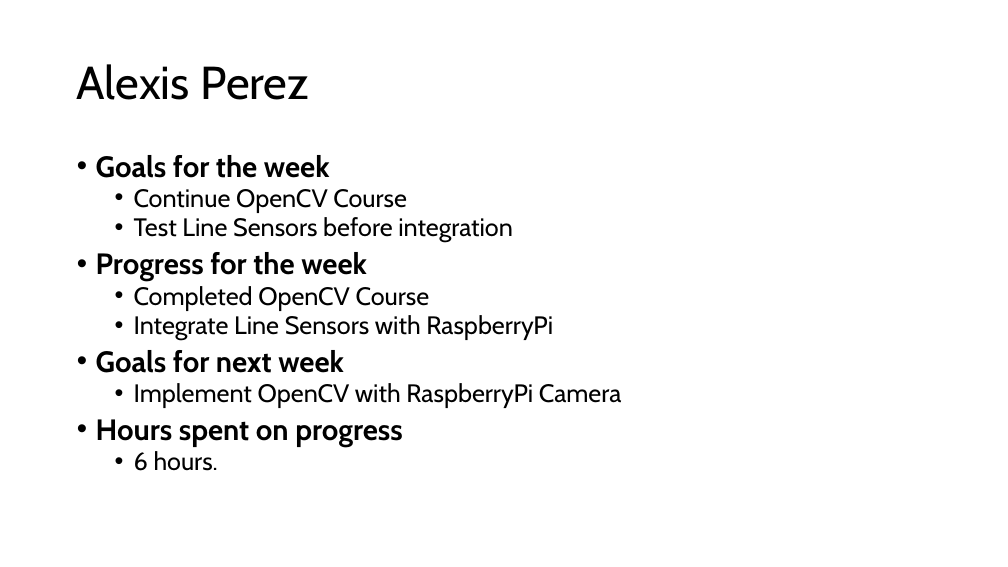
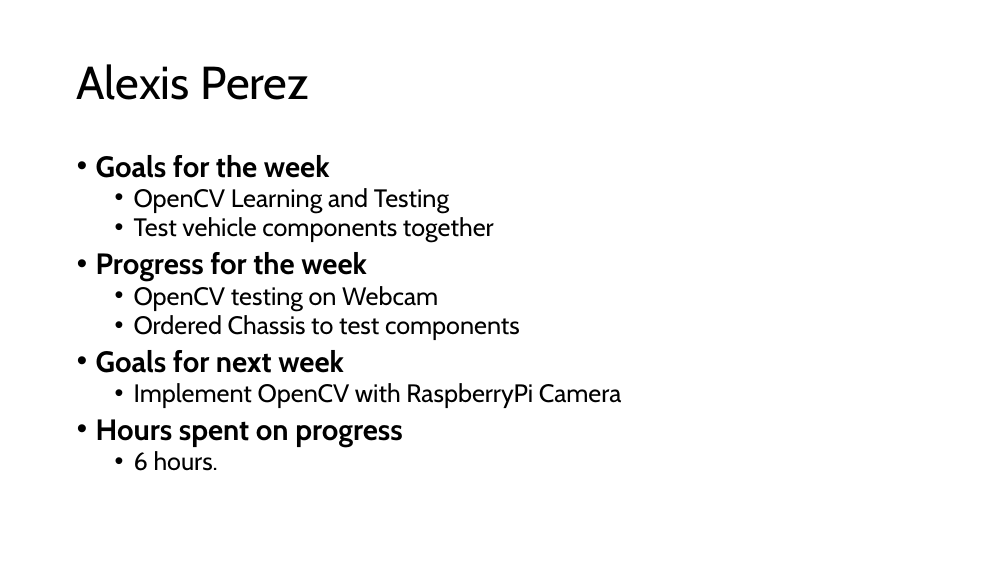
Before and after one commit to EthanWellsSr/BuggyBot, a slide deck: slide 1 of Weekly Reports/slides/2-alexis-perez.pptx. Drawn at 1008x567 pixels with LibreOffice and Linux fonts; fonts in the diff are those of the drawing. Boxes give left, top, right and bottom in pixels: in the first picture for what was removed or moved away, otherwise in the second. Text is boxed around its words. In the diff, an @@ line names an element or a change of style, - is before the commit and + after.

```diff
--- a/Weekly Reports/slides/2-alexis-perez.pptx
+++ b/Weekly Reports/slides/2-alexis-perez.pptx
@@ text at [134, 188, 494, 243]: text changed @@
-  • Continue OpenCV Course
-  • Test Line Sensors before integration
+  • OpenCV Learning and Testing
+  • Test vehicle components together
@@ text at [134, 286, 520, 340]: text changed @@
-  • Completed OpenCV Course
-  • Integrate Line Sensors with RaspberryPi
+  • OpenCV testing on Webcam
+  • Ordered Chassis to test components
```
Also in this commit, not shown: 1 slide added, 1 slide removed.
